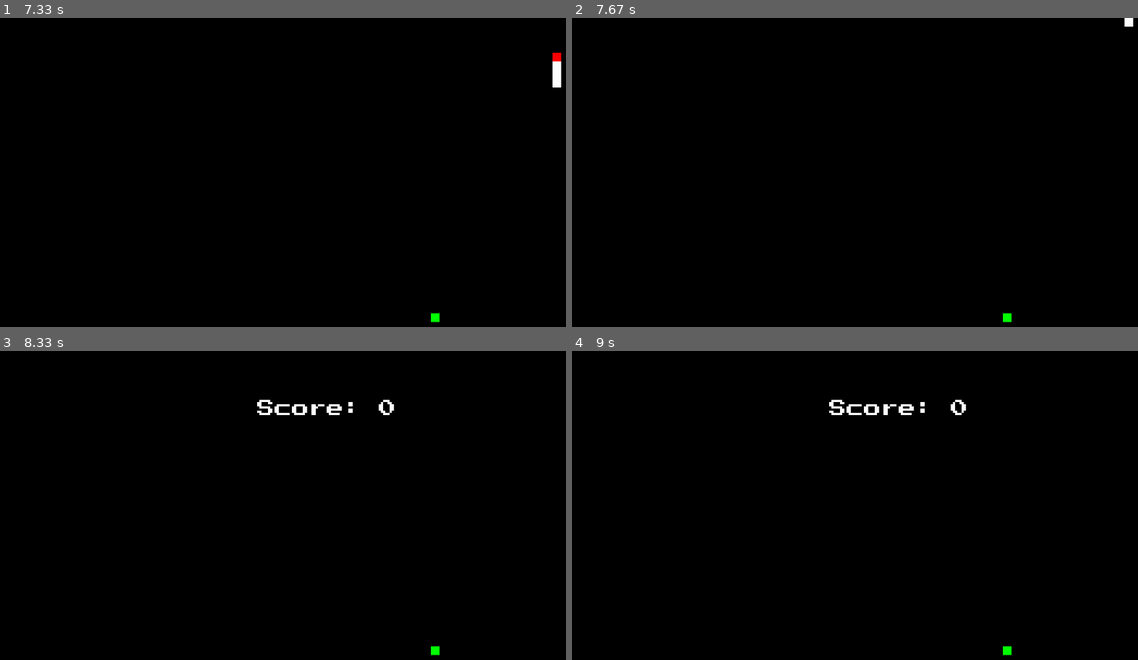
Above: before the commit, frames 1-4 (two rows, left to right).
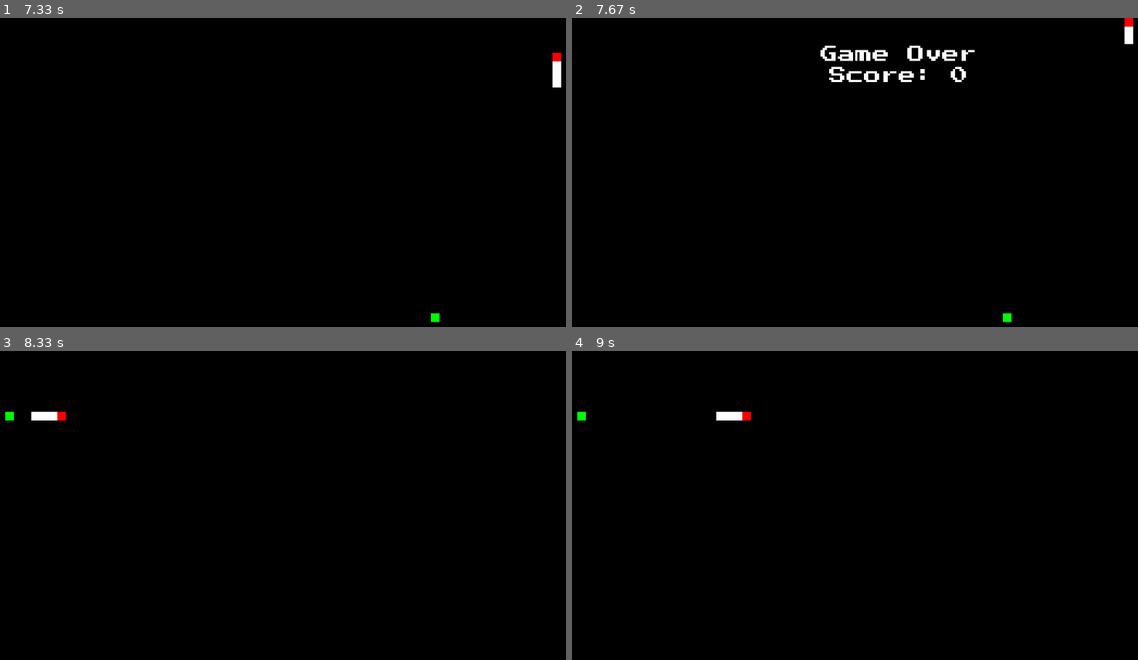
Above: after the commit, the same moments.

Repository: nmurphy101/Pygame2DFramework
Game: pygame game, started from main.py
Two runs of this game, one before a commit and one after it. Both use one fixed random seed, a clock stepped at 60 frames per second and the inputs below.
Inputs:
- Up to frame 1 (7.33 s): hold Esc 0.33-0.8 s; hold Right 0.33-0.8 s; hold Esc 0.83-1.3 s; hold Esc 1.33-1.8 s; hold Right 1.33-1.8 s; hold Esc 2.33-2.8 s; tap Esc at 2.83, 3.67, 5.5, 6.33 s; hold Esc 4-4.47 s; hold Right 4-4.47 s; hold Esc 5-5.47 s; hold Up from 7.17 s (still down)
- Up to frame 2 (7.67 s): release Up at 7.63 s
- Up to frame 3 (8.33 s): hold Esc from 8.17 s (still down)
- Up to frame 4 (9 s): release Esc at 8.7 s

Frame 1 is identical in both runs. In frame 2, 1.2% of the frame differs, in the area x 43-100%, y 0-21%; in frame 3, 0.7%; in frame 4, 0.7%.

Commit message:
Added window focus based pausing Added Edge of screen collision detection Fixed game over menu Some code cleanup

Diff:
--- a/main.py
+++ b/main.py
@@ -17,7 +17,7 @@
 # from tkinter import Tk
 # from multiprocessing import Manager
 # from multiprocessing import freeze_support
-from pkg.snake_ai import SnakeGame
+from pkg.snake_game import SnakeGame
 from pkg.game import BaseGame
 
 # freeze_support()
--- a/pkg/game.py
+++ b/pkg/game.py
@@ -11,7 +11,7 @@
 '''
 
 
-import os
+# import os
 # import threading
 # import logging
 # import sys
@@ -20,8 +20,11 @@
 # import queue as q
 # from multiprocessing import Pool, cpu_count, Queue, Process, Manager, Lock
 import pygame
-import pygame.freetype
-
+# pylint: disable=no-name-in-module
+from pygame import (
+    freetype, init
+)
+# pylint: enable=no-name-in-module
 
 class BaseGame():
     '''
@@ -32,7 +35,7 @@
     '''
     def __init__(self, game_obj):
         self.game_obj = game_obj
-        pygame.init()
+        init()
 
     def run(self):
         '''
@@ -42,14 +45,27 @@
         run does stuff
         '''
         # Game window settings
+        game = self.set_window_settings()
+
+        # Start the game loop
+        game.play()
+
+    def set_window_settings(self):
+        '''
+        set_window_settings
+        ~~~~~~~~~~
+
+        set_window_settings does stuff
+        '''
+        # Game window settings
         (width, height) = (1280, 720)
         background_colour = (0, 0, 0)
         screen = pygame.display.set_mode((width, height))
         pygame.display.set_caption('SnakeAI')
         screen.fill(background_colour)
-        game_font = pygame.freetype.Font(
-             file = 'assets/fonts/PressStart2P-Regular.ttf',
-             size = 32,
+        game_font = freetype.Font(
+            file='assets/fonts/PressStart2P-Regular.ttf',
+            size=32,
         )
 
         # Show game window
@@ -58,5 +74,5 @@
         # Instantiate the Game Obj
         game = self.game_obj(screen, game_font)
 
-        # Start the game loop
-        game.play()
+        # Return window objects
+        return game
--- a/pkg/snake_ai.py
+++ b/pkg/snake_game.py
@@ -25,13 +25,14 @@
 # pylint: disable=no-name-in-module
 from pygame.constants import (
     QUIT, K_UP, K_DOWN, K_LEFT, K_RIGHT, KEYDOWN, K_ESCAPE,
+    ACTIVEEVENT, WINDOWFOCUSGAINED, WINDOWFOCUSLOST,
 )
 # pylint: enable=no-name-in-module
 
 
-class SnakeAI():
-    '''
-    SnakeAI
+class Snake():
+    '''
+    Snake
     ~~~~~~~~~~
 
     AI for the snake
@@ -53,16 +54,17 @@
         self.speed = 1.5
         self.moved_last_cnt = 0
         # Where snake was looking = (North = 0, East = 1, South = 2, West = 3)
-        self.prev_direction = 1
+        self.prev_direction = -1
         # Where snake is looking = (North = 0, East = 1, South = 2, West = 3)
         self.direction = 1
         # Determines how far the snake can see ahead of itself in the direction it's looking
         self.sight = 5
         # head pos/size  = (left, top, width, height)
         self.head = (self.pos_x, self.pos_y, self.size+8, self.size)
-        self.rect = None
         # head color = red
         self.head_color = (255, 0, 0)
+        # Snake is a rectangle object
+        self.rect = pygame.draw.rect(self.screen, self.head_color, self.head)
         # Number of tail segments
         self.num_tails = 5
         # tail segment list
@@ -100,7 +102,7 @@
         grow does stuff
         '''
         # Add a new tail segment
-        for i in range(food.growth):
+        for _ in range(food.growth):
             self.tail_segments.append(TailSegment(
                 self.screen,
                 self.tail_segments[self.num_tails - 1],
@@ -116,14 +118,14 @@
         choose_direction does stuff
         '''
         key = pygame.key.get_pressed()
-        self.prev_direction = self.direction
-        if key[K_UP]:
+
+        if key[K_UP] and self.direction != 0 and self.prev_direction != 2:
             self.direction = 0
-        elif key[K_DOWN]:
+        elif key[K_DOWN] and self.direction != 2 and self.prev_direction != 0:
             self.direction = 2
-        elif key[K_LEFT]:
+        elif key[K_LEFT] and self.direction != 3 and self.prev_direction != 1:
             self.direction = 3
-        elif key[K_RIGHT]:
+        elif key[K_RIGHT] and self.direction != 1 and self.prev_direction != 3:
             self.direction = 1
 
     def move(self):
@@ -138,16 +140,20 @@
             self.prev_pos_x = self.pos_x
             self.prev_pos_y = self.pos_y
             # Moving up
-            if self.direction == 0 and not self.prev_direction == 2:
+            if self.direction == 0:
+                self.prev_direction = self.direction
                 self.pos_y -= self.size
             # Moving down
-            elif self.direction == 2 and not self.prev_direction == 0:
+            elif self.direction == 2:
+                self.prev_direction = self.direction
                 self.pos_y += self.size
             # Moving left
-            elif self.direction == 3 and not self.prev_direction == 1:
+            elif self.direction == 3:
+                self.prev_direction = self.direction
                 self.pos_x -= self.size
             # Moving right
-            elif self.direction == 1 and not self.prev_direction == 3:
+            elif self.direction == 1:
+                self.prev_direction = self.direction
                 self.pos_x += self.size
             self.moved_last_cnt = 0
         else:
@@ -172,17 +178,21 @@
         self.position = position
         # How big tail parts are
         self.size = 16
-        # Where the tail was located
-        self.prev_pos_x = ahead_obj.pos_x
-        self.prev_pos_y = ahead_obj.pos_y-self.size
-        # Where the tail is located
-        self.pos_x = ahead_obj.pos_x
-        self.pos_y = ahead_obj.pos_y-self.size
+        # Where the tail was/is located
+        self.prev_pos_x = ahead_obj.pos_x # was
+        self.pos_x = ahead_obj.prev_pos_x # is
+        if position == 0:
+            self.prev_pos_y = ahead_obj.pos_y-self.size # was
+            self.pos_y = ahead_obj.prev_pos_y-self.size # is
+        else:
+            self.prev_pos_y = ahead_obj.prev_pos_y # was
+            self.pos_y = ahead_obj.prev_pos_y # is
         # tail pos/size = (left, top, width, height)
         self.tail = (self.pos_x, self.pos_y, self.size+8, self.size)
-        self.rect = None
         # tail color = white
         self.tail_color = (255, 255, 255)
+        # Tail is a rectangle object
+        self.rect = pygame.draw.rect(self.screen, self.tail_color, self.tail)
 
     def draw(self):
         '''
@@ -282,6 +292,10 @@
         self.screen_size = (screen_w, screen_h)
         self.score = 0
         self.game_over = False
+        self.running = True
+        self.pause = False
+        self.focus_pause = False
+        self.obj_dict = {}
 
     def play(self):
         '''
@@ -294,45 +308,35 @@
         clock = pygame.time.Clock()
 
         # Initilize game objects
-        obj_dict = self.start()
+        self.start()
 
         # Game loop
-        running = True
-        pause = False
-        while running:
-            for event in pygame.event.get():
-                # Game window closes
-                if event.type == QUIT:
-                    running = False
-                # Press escape to pause the game
-                elif event.type == KEYDOWN:
-                    if event.key == K_ESCAPE:
-                        if not self.game_over:
-                            pause = not pause
-                        else:
-                            self.game_over = False
-                            obj_dict = self.start()
+        while self.running:
+            # System/window events to be checked
+            self.event_checks()
+
             # Check if the game is over
             if not self.game_over:
                 # Check if the game is paused
-                if not pause:
+                if not self.pause and not self.focus_pause:
                     # Clear previous frame render
                     self.screen.fill((0, 0, 0, 0))
 
                     # Spawn a new food after it's eaten
-                    if not obj_dict["food"].alive:
-                        obj_dict["food"].spawn()
+                    if not self.obj_dict["food"].alive:
+                        self.obj_dict["food"].spawn()
 
                     ## Draw game Objects
-                    obj_dict["food"].draw()
-                    obj_dict["snake"].draw()
+                    self.obj_dict["food"].draw()
+                    self.obj_dict["snake"].draw()
                     pygame.display.update()
 
                     ## Game logic
                     # Snake control and movement
-                    obj_dict["snake"].choose_direction()
-                    obj_dict["snake"].move()
-                    self.collision_checks(obj_dict)
+                    self.obj_dict["snake"].choose_direction()
+                    self.obj_dict["snake"].move()
+                    # collision of objects
+                    self.collision_checks(self.screen_size)
 
                 else:
                     # show the pause menu
@@ -349,64 +353,123 @@
         # pylint: enable=no-member
 
     def start(self):
+        '''
+        start
+        ~~~~~~~~~~
+
+        start does stuff
+        '''
         # Set the score to 0
         self.score = 0
+        self.pause = False
+        self.focus_pause = False
         # Initilize game objects
         food = Food(self.screen, self.screen_size)
-        snake = SnakeAI(self.screen)
-        obj_dict = {
+        snake = Snake(self.screen)
+        self.obj_dict = {
             "snake": snake,
             "food": food,
         }
-        return obj_dict
 
     def up_score(self, point_value):
+        '''
+        up_score
+        ~~~~~~~~~~
+
+        up_score does stuff
+        '''
         # Increase the score
         self.score += point_value
 
-    def collision_checks(self, obj_dict):
+    def event_checks(self):
+        for event in pygame.event.get():
+            # print(event)
+            # Game window closes
+            if event.type == QUIT:
+                self.running = False
+            # Press escape to pause the game
+            elif event.type == KEYDOWN:
+                if event.key == K_ESCAPE:
+                    if not self.game_over:
+                        self.pause = not self.pause
+                    else:
+                        self.game_over = False
+                        self.start()
+            elif event.type == WINDOWFOCUSGAINED:
+                self.focus_pause = False
+            elif event.type == WINDOWFOCUSLOST:
+                self.focus_pause = True
+
+    def collision_checks(self, screen_size):
+        '''
+        collision_checks
+        ~~~~~~~~~~
+
+        collision_checks does stuff
+        '''
         # Collision check between snake and food
-        if obj_dict["snake"].rect.colliderect(obj_dict["food"]):
-            obj_dict["food"].alive = False
-            obj_dict["snake"].grow(obj_dict["food"])
-            self.up_score(obj_dict["food"].point_value)
+        if self.obj_dict["snake"].rect.colliderect(self.obj_dict["food"]):
+            self.obj_dict["food"].alive = False
+            self.obj_dict["snake"].grow(self.obj_dict["food"])
+            self.up_score(self.obj_dict["food"].point_value)
+        # Collision check for edge of screen
+        if (self.obj_dict["snake"].pos_x > self.screen_size[0]-self.obj_dict["snake"].size) or (
+             self.obj_dict["snake"].pos_y > self.screen_size[1]-self.obj_dict["snake"].size):
+            self.game_over = True
+        if self.obj_dict["snake"].pos_x < 0 or self.obj_dict["snake"].pos_y < 0:
+            self.game_over = True
         # Collision check between snake and tails
-        for tail in obj_dict["snake"].tail_segments:
-            print("Checking collision:", tail.position, tail)
-            if obj_dict["snake"].rect.colliderect(tail):
-                self.game_over = True
+        i = 0
+        for tail in self.obj_dict["snake"].tail_segments:
+            # Skip the first tail segment
+            if i > 0:
+                if self.obj_dict["snake"].rect.colliderect(tail):
+                    self.game_over = True
+            i += 1
 
     def pause_menu(self):
+        '''
+        pause_menu
+        ~~~~~~~~~~
+
+        pause_menu does stuff
+        '''
         # Render the score
         text_str = 'Score: ' + str(self.score)
-        text = self.game_font.render_to(
-                self.screen,
-                (self.screen_size[0]/2-(len(text_str)*self.game_font.size)/2,
-                    self.screen_size[1]/8),
-                text_str,
-                (255, 255, 255)
+        _ = self.game_font.render_to(
+            self.screen,
+            (self.screen_size[0]/2-(len(text_str)*self.game_font.size)/2,
+             self.screen_size[1]/8),
+            text_str,
+            (255, 255, 255)
         )
         # Update the screen display
         pygame.display.update()
 
     def game_over_menu(self):
+        '''
+        game_over_menu
+        ~~~~~~~~~~
+
+        game_over_menu does stuff
+        '''
         # Render the Game Over text
         text_str = 'Game Over'
-        text = self.game_font.render_to(
-                self.screen,
-                (self.screen_size[0]/2-(len(text_str)*self.game_font.size)/2,
-                    self.screen_size[1]/8),
-                text_str,
-                (255, 255, 255)
+        _ = self.game_font.render_to(
+            self.screen,
+            (self.screen_size[0]/2-(len(text_str)*self.game_font.size)/2,
+             self.screen_size[1]/14),
+            text_str,
+            (255, 255, 255)
         )
         # Render the score
         text_str = 'Score: ' + str(self.score)
-        text = self.game_font.render_to(
-                self.screen,
-                (self.screen_size[0]/2-(len(text_str)*self.game_font.size)/2,
-                    self.screen_size[1]/6),
-                text_str,
-                (255, 255, 255)
+        _ = self.game_font.render_to(
+            self.screen,
+            (self.screen_size[0]/2-(len(text_str)*self.game_font.size)/2,
+             self.screen_size[1]/8),
+            text_str,
+            (255, 255, 255)
         )
         # Update the screen display
         pygame.display.update()
